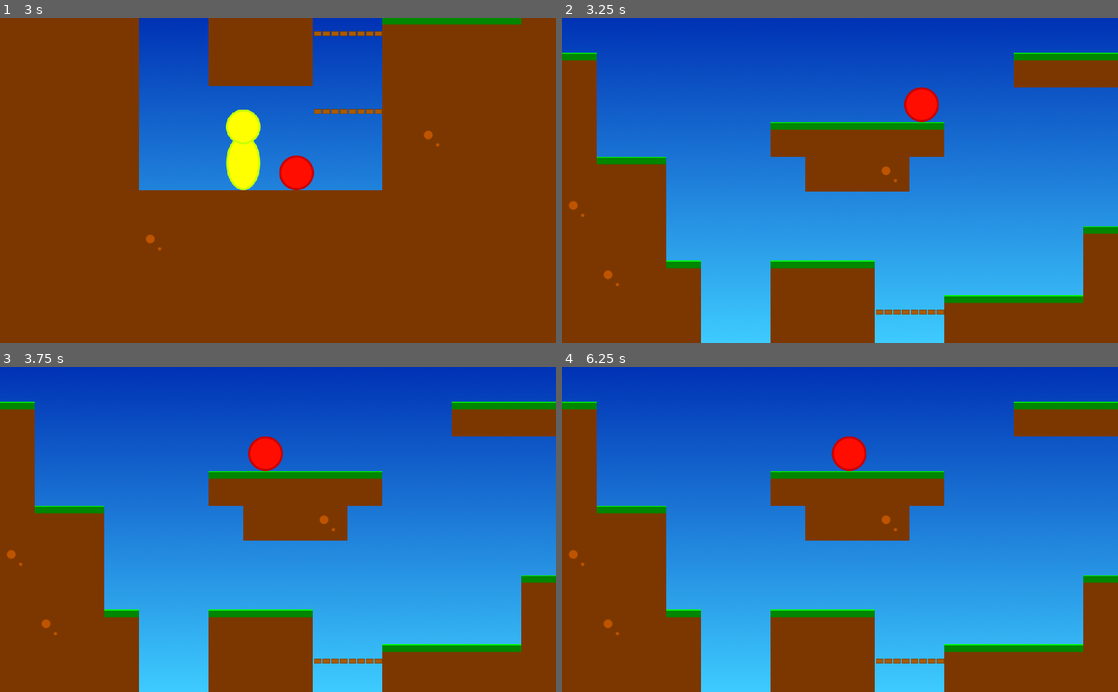
Above: before the commit, frames 1-4 (two rows, left to right).
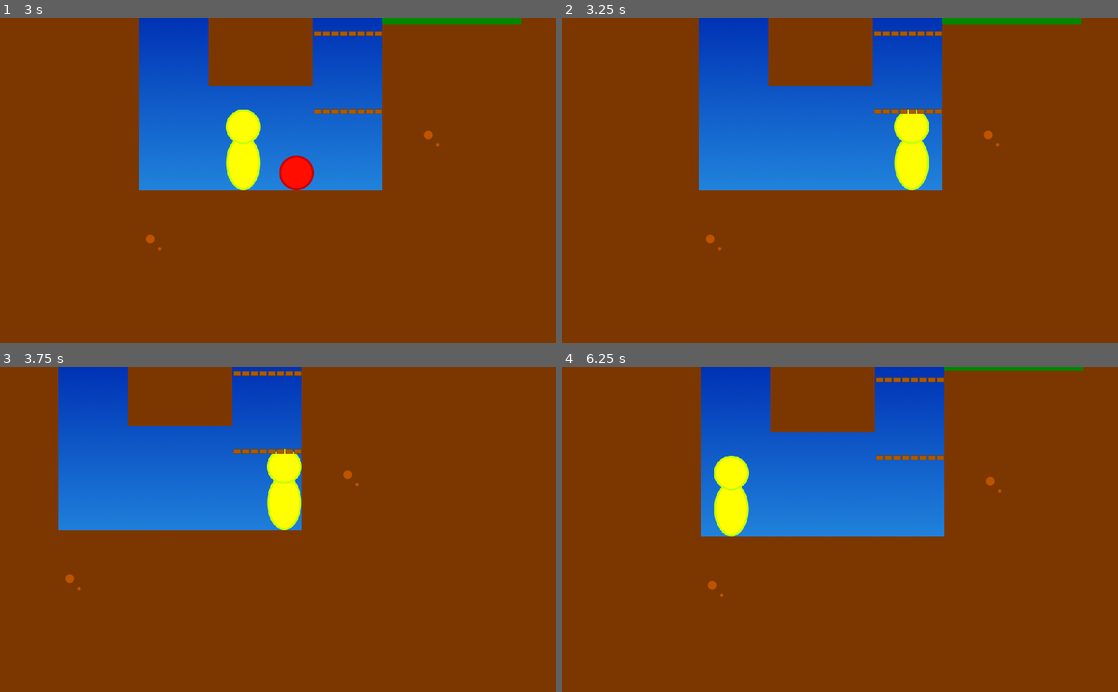
Above: after the commit, the same moments.

Repository: e8johan/superplatformer
Game: Godot game, scene res://src/levels/TestLevel.tscn
Same seed, same stepped clock (60 frames per second), same inputs: the game is played once before the commit and once after it.
Inputs:
- Up to frame 1 (3 s): hold Right (move_right) 0.53-2.03 s; tap Space (move_jump) at 0.77, 1.52 s; hold Left (move_left) 2.03-2.78 s; hold Right (move_right) from 2.78 s (still down)
- Up to frame 2 (3.25 s): keep holding Right (move_right); tap Space (move_jump) at 3.02 s
- Up to frame 3 (3.75 s): keep holding Right (move_right)
- Up to frame 4 (6.25 s): tap Space (move_jump) at 3.77, 4.52, 6.02 s; release Right (move_right) at 4.28 s; hold Left (move_left) 4.28-5.03 s; hold Right (move_right) 5.03-5.78 s; hold Left (move_left) from 5.78 s (still down)

Frame 1 is identical in both runs. In frame 2, 62% of the frame differs, in the area x 0-100%, y 0-100%; in frame 3, 59%; in frame 4, 63%.

Commit message:
Adjusted player - monster collision

Diff:
--- a/superplatformer/src/actors/Player.tscn
+++ b/superplatformer/src/actors/Player.tscn
@@ -6,6 +6,10 @@
 [sub_resource type="CapsuleShape2D" id=1]
 radius = 32.0
 height = 85.0
+
+[sub_resource type="CapsuleShape2D" id=2]
+radius = 25.0
+height = 78.0
 
 [node name="Player" type="KinematicBody2D"]
 collision_mask = 8
@@ -33,5 +37,5 @@
 
 [node name="CollisionShape2D2" type="CollisionShape2D" parent="EnemyDetector"]
 position = Vector2( 0, -75 )
-shape = SubResource( 1 )
+shape = SubResource( 2 )
 [connection signal="body_entered" from="EnemyDetector" to="." method="_on_EnemyDetector_body_entered"]
Not shown: 1 places in superplatformer/src/actors/Player.tscn that only renumber resources
